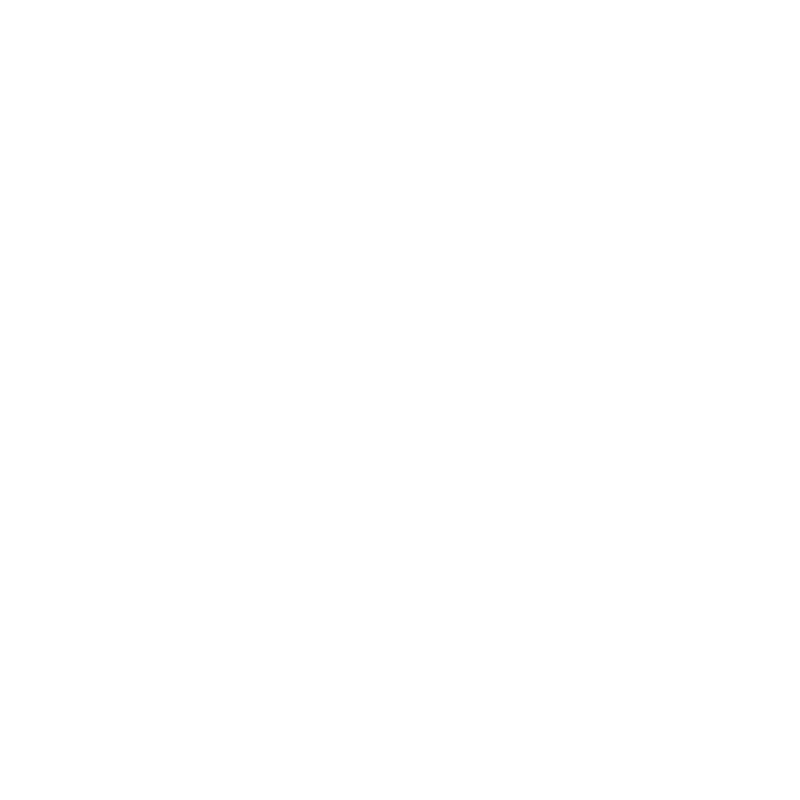
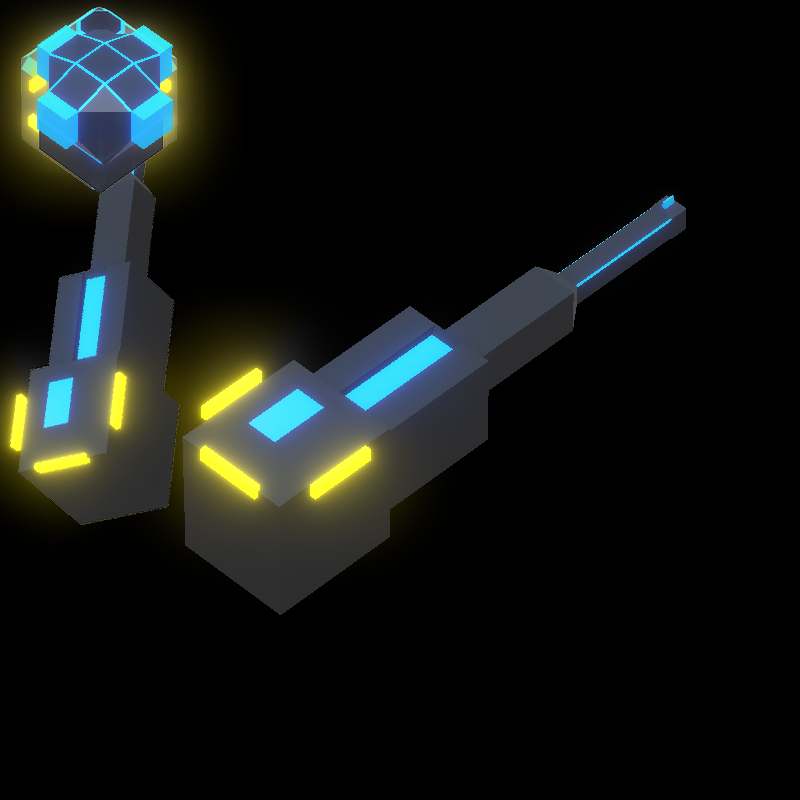
Layer changes from the first 800 × 800 image to the second:
added layer "MC_BasicBlock" above "MC_ArcPurpleGravBallCanon" over [0, 0, 205, 173]
added layer "MC_ArcPurpleGravBallCanon" above "MC_WaterBallGun" over [0, 0, 206, 194]
added layer "MC_WaterBallGun" above "MC_LeaveGun" over [0, 62, 371, 600]
added layer "MC_LeaveGun" above "MC_BasicEngine" over [114, 186, 686, 615]
added layer "MC_BasicEngine" above "MC_BasicCore" over [0, 0, 244, 228]
added layer "MC_BasicCore" above "BG" over [2, 0, 194, 203]
renamed "图层 1" to "BG", showed it, painted on it over [0, 0, 800, 800]
